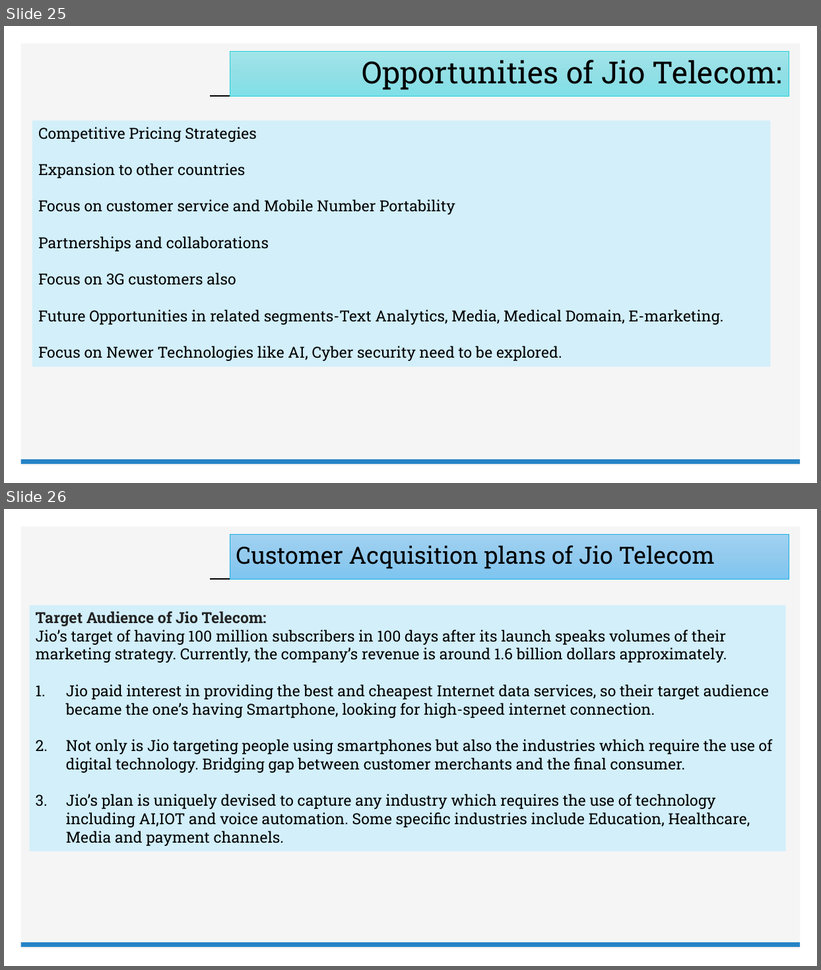
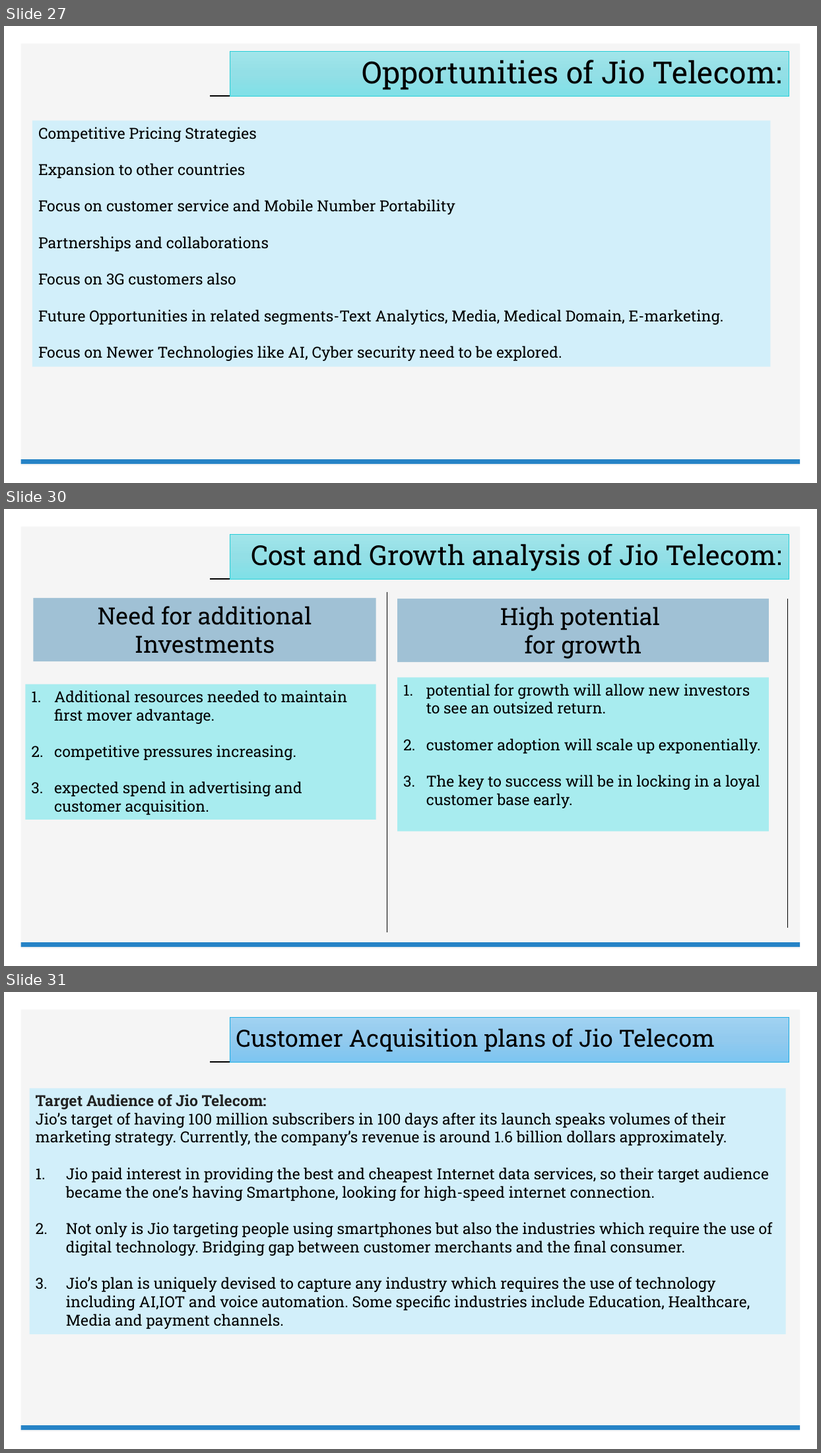
Before and after one commit to Embedded-org/ACCOMPLISHMENTS, a slide deck: SecondYearModule 02-Day 04/JIO_BUSINESS_PLAN.pptx. Shown one above the other, each under a label of ours: slides 25 and 26 before the commit, slides 27, 30 and 31 after it; the slides between them are not shown. The pictures are 821x970 and 821x1453 pixels, drawn with LibreOffice and Linux fonts; fonts in the diff are those of the drawing; background and template pictures are left out. Boxes give left, top, right and bottom in pixels: in the first picture for what was removed or moved away, otherwise in the second. Text is boxed around its words. In the diff, an @@ line names an element or a change of style, - is before the commit and + after.

```diff
--- a/SecondYearModule 02-Day 04/JIO_BUSINESS_PLAN.pptx
+++ b/SecondYearModule 02-Day 04/JIO_BUSINESS_PLAN.pptx
@@ slide 30 added at (4,509,817,966), background #FFFFFF; not listed: 3 template elements that a slide beside it also shows @@
@@ title added at (230,535,789,579), fill gradient #A2E5EB to #94E0E6 to #7FE0E7, outline #27CED7 0.5 pt, 32.4 pt, text #000000 @@
+Cost and Growth analysis of Jio Telecom:
@@ rectangle added at (33,598,376,661), fill #A0C1D5, 28 pt, text #000000 @@
+Need for additional Investments
@@ line added from (387, 592) to (387, 933), #000000 0.5 pt @@
@@ rectangle added at (397,599,769,662), fill #A0C1D5, 28 pt, text #000000 @@
+High potential
+for growth
@@ line added from (788, 599) to (788, 928), #000000 0.5 pt @@
@@ rectangle added at (25,685,376,820), fill #A8ECEF, 18 pt, text #000000 @@
+1. Additional resources needed to maintain first mover advantage.
+2. competitive pressures increasing.
+3. expected spend in advertising and customer acquisition.
@@ rectangle added at (397,678,769,832), fill #A8ECEF, 18 pt, text #000000 @@
+1. potential for growth will allow new investors to see an outsized return.
+2. customer adoption will scale up exponentially.
+3. The key to success will be in locking in a loyal customer base early.
@@ what was slide 25 is now slide 27 @@
@@ what was slide 26 is now slide 31 @@
```
Also in this commit, not shown: 1 slide changed, 4 other slides added.
